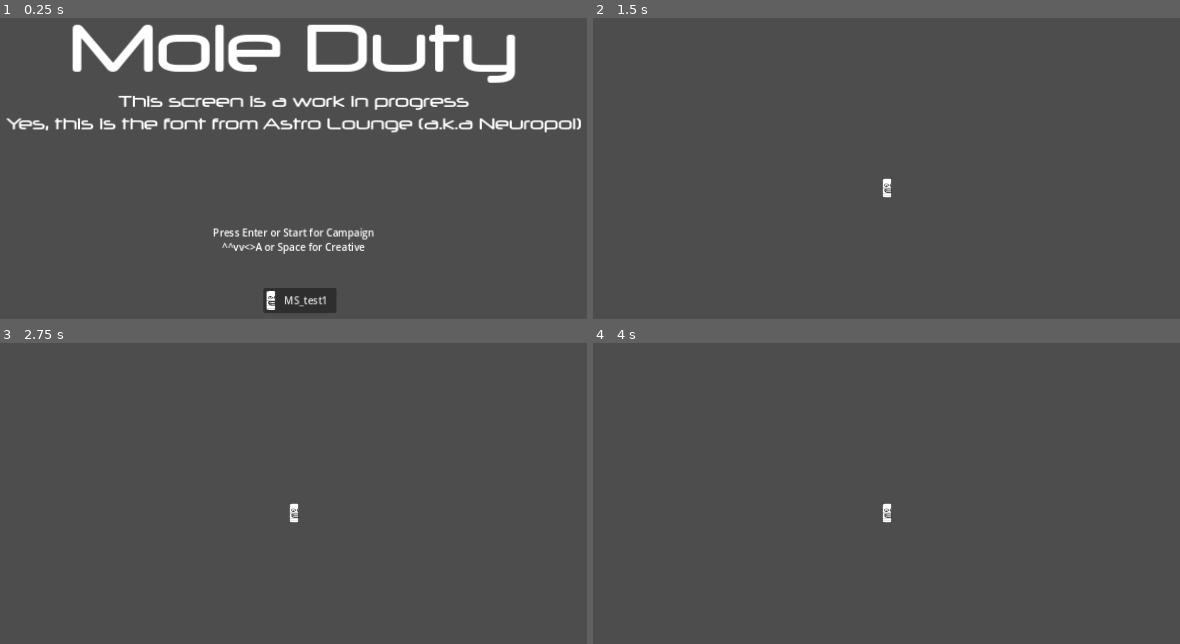
Above: before the commit, frames 1-4 (two rows, left to right).
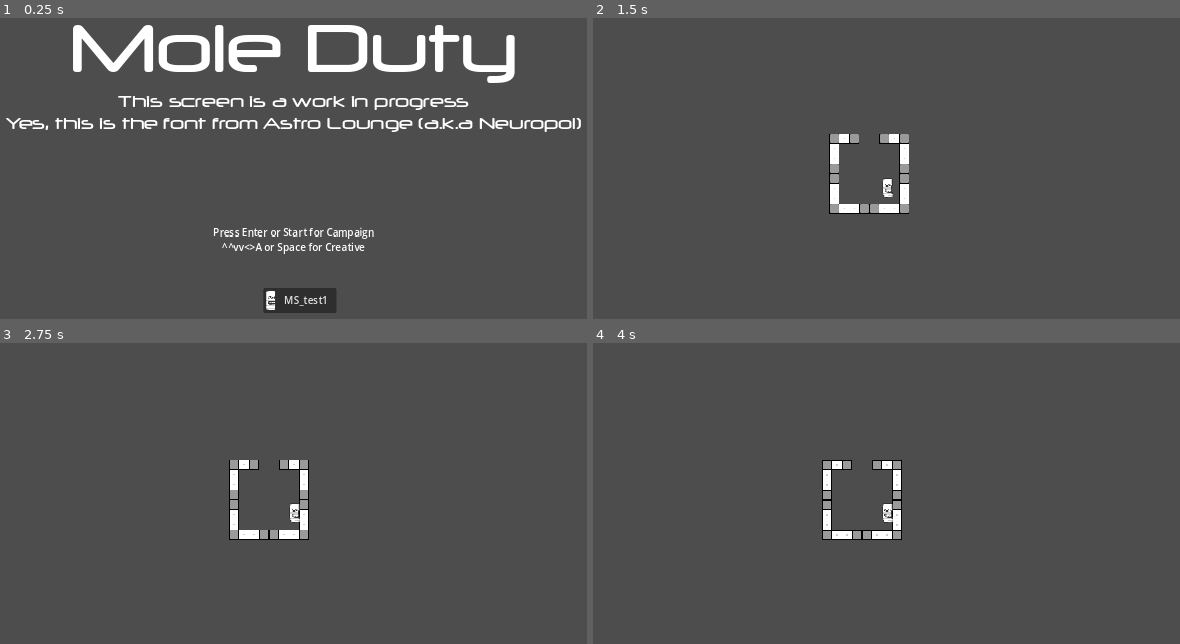
Above: after the commit, the same moments.

Repository: Nimble-Bubble/MoleDuty
Game: Godot game, scene res://nameofthegame.tscn
The game is run twice, just before and just after one commit, with the same random seed, the same clock (stepped at 60 frames per second) and the same inputs.
Inputs:
- Up to frame 1 (0.25 s): no input
- Up to frame 2 (1.5 s): click "MS_test1" at 0.5 s; hold Right (p1right) from 1.28 s (still down); tap Z (p1jump) at 1.35 s
- Up to frame 3 (2.75 s): keep holding Right (p1right); tap Z (p1jump) at 1.52, 1.82, 2.1, 2.27, 2.57 s; tap Enter at 2 s
- Up to frame 4 (4 s): tap Space at 2.75 s; release Right (p1right) at 2.78 s; hold Left (p1left) 2.78-3.53 s; tap Z (p1jump) at 2.85, 3.6, 3.77 s; hold Right (p1right) from 3.53 s (still down)

The runs differ from the first frame. In frame 1, 3.2% of the frame differs, in the area x 1-99%, y 1-97%; in frame 2, 1.5%; in frame 3, 1.5%; in frame 4, 1.5%.

Commit message:
Testchar now moves and responds to input

Diff:
--- a/Areas/MiScellanea/MS_test1.tscn
+++ b/Areas/MiScellanea/MS_test1.tscn
@@ -1,96 +1,319 @@
-[gd_scene load_steps=6 format=3 uid="uid://db11twc5jvbc2"]
+[gd_scene load_steps=17 format=3 uid="uid://db11twc5jvbc2"]
 
 [ext_resource type="Texture2D" uid="uid://bknn40hluhv6x" path="res://Terrain/Tilesets/testtileset.png" id="1_p2i7w"]
 [ext_resource type="Texture2D" uid="uid://cxuowjgd1pm7d" path="res://Characters/Playable/Tester/testcharidle.png" id="2_6yhpg"]
+[ext_resource type="Script" path="res://Areas/MiScellanea/TestCharacter.gd" id="2_neuuq"]
+[ext_resource type="Texture2D" uid="uid://drrekw0bk2kly" path="res://Characters/Playable/Tester/testcharidle-sheet.png" id="2_u4htw"]
 
 [sub_resource type="TileSetAtlasSource" id="TileSetAtlasSource_o5536"]
 resource_name = "Test Tileset"
 texture = ExtResource("1_p2i7w")
 1:0/0 = 0
+1:0/0/physics_layer_0/linear_velocity = Vector2(0, 0)
+1:0/0/physics_layer_0/angular_velocity = 0.0
 0:0/0 = 0
+0:0/0/physics_layer_0/linear_velocity = Vector2(0, 0)
+0:0/0/physics_layer_0/angular_velocity = 0.0
+0:0/0/physics_layer_0/polygon_0/points = PackedVector2Array(8, -8, -8, -8, -8, 8, 8, 8)
 1:1/0 = 0
+1:1/0/physics_layer_0/linear_velocity = Vector2(0, 0)
+1:1/0/physics_layer_0/angular_velocity = 0.0
 2:2/0 = 0
+2:2/0/physics_layer_0/linear_velocity = Vector2(0, 0)
+2:2/0/physics_layer_0/angular_velocity = 0.0
 3:3/0 = 0
+3:3/0/physics_layer_0/linear_velocity = Vector2(0, 0)
+3:3/0/physics_layer_0/angular_velocity = 0.0
 4:4/0 = 0
+4:4/0/physics_layer_0/linear_velocity = Vector2(0, 0)
+4:4/0/physics_layer_0/angular_velocity = 0.0
 5:5/0 = 0
+5:5/0/physics_layer_0/linear_velocity = Vector2(0, 0)
+5:5/0/physics_layer_0/angular_velocity = 0.0
 5:6/0 = 0
+5:6/0/physics_layer_0/linear_velocity = Vector2(0, 0)
+5:6/0/physics_layer_0/angular_velocity = 0.0
 4:5/0 = 0
+4:5/0/physics_layer_0/linear_velocity = Vector2(0, 0)
+4:5/0/physics_layer_0/angular_velocity = 0.0
 3:5/0 = 0
+3:5/0/physics_layer_0/linear_velocity = Vector2(0, 0)
+3:5/0/physics_layer_0/angular_velocity = 0.0
 2:4/0 = 0
+2:4/0/physics_layer_0/linear_velocity = Vector2(0, 0)
+2:4/0/physics_layer_0/angular_velocity = 0.0
 1:4/0 = 0
+1:4/0/physics_layer_0/linear_velocity = Vector2(0, 0)
+1:4/0/physics_layer_0/angular_velocity = 0.0
 1:3/0 = 0
+1:3/0/physics_layer_0/linear_velocity = Vector2(0, 0)
+1:3/0/physics_layer_0/angular_velocity = 0.0
 0:3/0 = 0
+0:3/0/physics_layer_0/linear_velocity = Vector2(0, 0)
+0:3/0/physics_layer_0/angular_velocity = 0.0
 0:2/0 = 0
+0:2/0/physics_layer_0/linear_velocity = Vector2(0, 0)
+0:2/0/physics_layer_0/angular_velocity = 0.0
 0:1/0 = 0
+0:1/0/physics_layer_0/linear_velocity = Vector2(0, 0)
+0:1/0/physics_layer_0/angular_velocity = 0.0
 1:2/0 = 0
+1:2/0/physics_layer_0/linear_velocity = Vector2(0, 0)
+1:2/0/physics_layer_0/angular_velocity = 0.0
 1:5/0 = 0
+1:5/0/physics_layer_0/linear_velocity = Vector2(0, 0)
+1:5/0/physics_layer_0/angular_velocity = 0.0
 1:6/0 = 0
+1:6/0/physics_layer_0/linear_velocity = Vector2(0, 0)
+1:6/0/physics_layer_0/angular_velocity = 0.0
 0:6/0 = 0
+0:6/0/physics_layer_0/linear_velocity = Vector2(0, 0)
+0:6/0/physics_layer_0/angular_velocity = 0.0
 0:7/0 = 0
+0:7/0/physics_layer_0/linear_velocity = Vector2(0, 0)
+0:7/0/physics_layer_0/angular_velocity = 0.0
 0:5/0 = 0
+0:5/0/physics_layer_0/linear_velocity = Vector2(0, 0)
+0:5/0/physics_layer_0/angular_velocity = 0.0
 0:4/0 = 0
+0:4/0/physics_layer_0/linear_velocity = Vector2(0, 0)
+0:4/0/physics_layer_0/angular_velocity = 0.0
 1:7/0 = 0
+1:7/0/physics_layer_0/linear_velocity = Vector2(0, 0)
+1:7/0/physics_layer_0/angular_velocity = 0.0
 2:5/0 = 0
+2:5/0/physics_layer_0/linear_velocity = Vector2(0, 0)
+2:5/0/physics_layer_0/angular_velocity = 0.0
 2:3/0 = 0
+2:3/0/physics_layer_0/linear_velocity = Vector2(0, 0)
+2:3/0/physics_layer_0/angular_velocity = 0.0
 2:1/0 = 0
+2:1/0/physics_layer_0/linear_velocity = Vector2(0, 0)
+2:1/0/physics_layer_0/angular_velocity = 0.0
 2:0/0 = 0
+2:0/0/physics_layer_0/linear_velocity = Vector2(0, 0)
+2:0/0/physics_layer_0/angular_velocity = 0.0
 2:6/0 = 0
+2:6/0/physics_layer_0/linear_velocity = Vector2(0, 0)
+2:6/0/physics_layer_0/angular_velocity = 0.0
 2:7/0 = 0
+2:7/0/physics_layer_0/linear_velocity = Vector2(0, 0)
+2:7/0/physics_layer_0/angular_velocity = 0.0
 3:7/0 = 0
+3:7/0/physics_layer_0/linear_velocity = Vector2(0, 0)
+3:7/0/physics_layer_0/angular_velocity = 0.0
 3:6/0 = 0
+3:6/0/physics_layer_0/linear_velocity = Vector2(0, 0)
+3:6/0/physics_layer_0/angular_velocity = 0.0
 3:4/0 = 0
+3:4/0/physics_layer_0/linear_velocity = Vector2(0, 0)
+3:4/0/physics_layer_0/angular_velocity = 0.0
 3:2/0 = 0
+3:2/0/physics_layer_0/linear_velocity = Vector2(0, 0)
+3:2/0/physics_layer_0/angular_velocity = 0.0
 3:1/0 = 0
+3:1/0/physics_layer_0/linear_velocity = Vector2(0, 0)
+3:1/0/physics_layer_0/angular_velocity = 0.0
 3:0/0 = 0
+3:0/0/physics_layer_0/linear_velocity = Vector2(0, 0)
+3:0/0/physics_layer_0/angular_velocity = 0.0
 4:0/0 = 0
+4:0/0/physics_layer_0/linear_velocity = Vector2(0, 0)
+4:0/0/physics_layer_0/angular_velocity = 0.0
 4:1/0 = 0
+4:1/0/physics_layer_0/linear_velocity = Vector2(0, 0)
+4:1/0/physics_layer_0/angular_velocity = 0.0
 4:2/0 = 0
+4:2/0/physics_layer_0/linear_velocity = Vector2(0, 0)
+4:2/0/physics_layer_0/angular_velocity = 0.0
 4:3/0 = 0
+4:3/0/physics_layer_0/linear_velocity = Vector2(0, 0)
+4:3/0/physics_layer_0/angular_velocity = 0.0
 4:6/0 = 0
+4:6/0/physics_layer_0/linear_velocity = Vector2(0, 0)
+4:6/0/physics_layer_0/angular_velocity = 0.0
 4:7/0 = 0
+4:7/0/physics_layer_0/linear_velocity = Vector2(0, 0)
+4:7/0/physics_layer_0/angular_velocity = 0.0
 5:7/0 = 0
+5:7/0/physics_layer_0/linear_velocity = Vector2(0, 0)
+5:7/0/physics_layer_0/angular_velocity = 0.0
 5:4/0 = 0
+5:4/0/physics_layer_0/linear_velocity = Vector2(0, 0)
+5:4/0/physics_layer_0/angular_velocity = 0.0
 5:3/0 = 0
+5:3/0/physics_layer_0/linear_velocity = Vector2(0, 0)
+5:3/0/physics_layer_0/angular_velocity = 0.0
 5:2/0 = 0
+5:2/0/physics_layer_0/linear_velocity = Vector2(0, 0)
+5:2/0/physics_layer_0/angular_velocity = 0.0
 5:1/0 = 0
+5:1/0/physics_layer_0/linear_velocity = Vector2(0, 0)
+5:1/0/physics_layer_0/angular_velocity = 0.0
 5:0/0 = 0
+5:0/0/physics_layer_0/linear_velocity = Vector2(0, 0)
+5:0/0/physics_layer_0/angular_velocity = 0.0
 6:0/0 = 0
+6:0/0/physics_layer_0/linear_velocity = Vector2(0, 0)
+6:0/0/physics_layer_0/angular_velocity = 0.0
 6:1/0 = 0
+6:1/0/physics_layer_0/linear_velocity = Vector2(0, 0)
+6:1/0/physics_layer_0/angular_velocity = 0.0
 6:2/0 = 0
+6:2/0/physics_layer_0/linear_velocity = Vector2(0, 0)
+6:2/0/physics_layer_0/angular_velocity = 0.0
 6:3/0 = 0
+6:3/0/physics_layer_0/linear_velocity = Vector2(0, 0)
+6:3/0/physics_layer_0/angular_velocity = 0.0
 6:4/0 = 0
+6:4/0/physics_layer_0/linear_velocity = Vector2(0, 0)
+6:4/0/physics_layer_0/angular_velocity = 0.0
 6:5/0 = 0
+6:5/0/physics_layer_0/linear_velocity = Vector2(0, 0)
+6:5/0/physics_layer_0/angular_velocity = 0.0
 6:6/0 = 0
+6:6/0/physics_layer_0/linear_velocity = Vector2(0, 0)
+6:6/0/physics_layer_0/angular_velocity = 0.0
 6:7/0 = 0
+6:7/0/physics_layer_0/linear_velocity = Vector2(0, 0)
+6:7/0/physics_layer_0/angular_velocity = 0.0
 7:7/0 = 0
+7:7/0/physics_layer_0/linear_velocity = Vector2(0, 0)
+7:7/0/physics_layer_0/angular_velocity = 0.0
 7:6/0 = 0
+7:6/0/physics_layer_0/linear_velocity = Vector2(0, 0)
+7:6/0/physics_layer_0/angular_velocity = 0.0
 7:5/0 = 0
+7:5/0/physics_layer_0/linear_velocity = Vector2(0, 0)
+7:5/0/physics_layer_0/angular_velocity = 0.0
 7:4/0 = 0
+7:4/0/physics_layer_0/linear_velocity = Vector2(0, 0)
+7:4/0/physics_layer_0/angular_velocity = 0.0
 7:3/0 = 0
+7:3/0/physics_layer_0/linear_velocity = Vector2(0, 0)
+7:3/0/physics_layer_0/angular_velocity = 0.0
 7:2/0 = 0
+7:2/0/physics_layer_0/linear_velocity = Vector2(0, 0)
+7:2/0/physics_layer_0/angular_velocity = 0.0
 7:1/0 = 0
+7:1/0/physics_layer_0/linear_velocity = Vector2(0, 0)
+7:1/0/physics_layer_0/angular_velocity = 0.0
 7:0/0 = 0
+7:0/0/physics_layer_0/linear_velocity = Vector2(0, 0)
+7:0/0/physics_layer_0/angular_velocity = 0.0
 
 [sub_resource type="TileSet" id="TileSet_62his"]
+physics_layer_0/collision_layer = 1
+physics_layer_0/collision_mask = 2
 sources/1 = SubResource("TileSetAtlasSource_o5536")
 
 [sub_resource type="RectangleShape2D" id="RectangleShape2D_83s8r"]
 size = Vector2(16, 32)
+
+[sub_resource type="AtlasTexture" id="AtlasTexture_pq6rp"]
+atlas = ExtResource("2_u4htw")
+region = Rect2(0, 0, 20, 32)
+
+[sub_resource type="AtlasTexture" id="AtlasTexture_h3jxa"]
+atlas = ExtResource("2_u4htw")
+region = Rect2(20, 0, 20, 32)
+
+[sub_resource type="AtlasTexture" id="AtlasTexture_5j3kf"]
+atlas = ExtResource("2_u4htw")
+region = Rect2(40, 0, 20, 32)
+
+[sub_resource type="AtlasTexture" id="AtlasTexture_f3t65"]
+atlas = ExtResource("2_u4htw")
+region = Rect2(60, 0, 20, 32)
+
+[sub_resource type="AtlasTexture" id="AtlasTexture_b6boy"]
+atlas = ExtResource("2_u4htw")
+region = Rect2(80, 0, 20, 32)
+
+[sub_resource type="AtlasTexture" id="AtlasTexture_2mgc3"]
+atlas = ExtResource("2_u4htw")
+region = Rect2(100, 0, 20, 32)
+
+[sub_resource type="AtlasTexture" id="AtlasTexture_432tt"]
+atlas = ExtResource("2_u4htw")
+region = Rect2(40, 0, 20, 32)
+
+[sub_resource type="AtlasTexture" id="AtlasTexture_kuk2w"]
+atlas = ExtResource("2_u4htw")
+region = Rect2(20, 0, 20, 32)
+
+[sub_resource type="SpriteFrames" id="SpriteFrames_a4yyl"]
+animations = [{
+"frames": [],
+"loop": true,
+"name": &"dash",
+"speed": 5.0
+}, {
+"frames": [{
+"duration": 1.0,
+"texture": SubResource("AtlasTexture_pq6rp")
+}, {
+"duration": 1.0,
+"texture": SubResource("AtlasTexture_h3jxa")
+}, {
+"duration": 1.0,
+"texture": SubResource("AtlasTexture_5j3kf")
+}, {
+"duration": 1.0,
+"texture": SubResource("AtlasTexture_f3t65")
+}, {
+"duration": 1.0,
+"texture": SubResource("AtlasTexture_b6boy")
+}, {
+"duration": 1.0,
+"texture": SubResource("AtlasTexture_2mgc3")
+}],
+"loop": true,
+"name": &"default",
+"speed": 5.0
+}, {
+"frames": [{
+"duration": 1.0,
+"texture": ExtResource("2_6yhpg")
+}],
+"loop": true,
+"name": &"idle",
+"speed": 5.0
+}, {
+"frames": [{
+"duration": 1.0,
+"texture": SubResource("AtlasTexture_432tt")
+}],
+"loop": true,
+"name": &"jump",
+"speed": 5.0
+}, {
+"frames": [{
+"duration": 1.0,
+"texture": SubResource("AtlasTexture_kuk2w")
+}],
+"loop": true,
+"name": &"walk",
+"speed": 5.0
+}]
 
 [node name="Node2D" type="Node2D"]
 
 [node name="TileMap" type="TileMap" parent="."]
 tile_set = SubResource("TileSet_62his")
 format = 2
-layer_0/tile_data = PackedInt32Array(2883584, 196609, 2, 288 …(2335 unchanged characters)… , 2949118, 196609, 2, 2949119, 196609, 2)
+layer_0/tile_data = PackedInt32Array(2883584, 196609, 2, 288 …(2335 unchanged characters)… , 2949118, 196609, 2, 2949119, 196609, 2, 131072, 1, 0, 196607, 1, 0, 196606, 196609, 2, 196605, 196609, 2, 131073, 196609, 2, 131074, 196609, 2, 196604, 1, 0, 131075, 1, 0, 131068, 262145, 1, 65532, 262145, 1, 3, 262145, 1, 65539, 262145, 1, -4, 1, 0, -65540, 1, 0, -65533, 1, 0, -131069, 1, 0, -131076, 262145, 1, -196612, 262145, 1, -196605, 262145, 1, -262141, 262145, 1, -262148, 1, 0, -327677, 1, 0, -262147, 196609, 2, -262146, 1, 0, -327678, 196609, 2, -327679, 1, 0)
 
 [node name="CharacterBody2D" type="CharacterBody2D" parent="."]
 up_direction = Vector2(0, 1)
-
-[node name="Sprite2D" type="Sprite2D" parent="CharacterBody2D"]
-texture = ExtResource("2_6yhpg")
+platform_wall_layers = 3
+script = ExtResource("2_neuuq")
 
 [node name="Camera2D" type="Camera2D" parent="CharacterBody2D"]
 
 [node name="CollisionShape2D" type="CollisionShape2D" parent="CharacterBody2D"]
 shape = SubResource("RectangleShape2D_83s8r")
+
+[node name="AnimatedSprite2D" type="AnimatedSprite2D" parent="CharacterBody2D"]
+sprite_frames = SubResource("SpriteFrames_a4yyl")
+animation = &"jump"
--- a/Areas/MiScellanea/TestCharacter.gd
+++ b/Areas/MiScellanea/TestCharacter.gd
@@ -1,16 +1,34 @@
 extends CharacterBody2D
 
+@onready var rid = get_rid()
 @export var defaultSpeed = 2.5;
 @export var defaultAcceleration = 10;
 @export var jumpsLeft = 1;
 
-func _process(delta):
-	var velocity = Vector2.ZERO
+func _physics_process(delta):
+	var _vel = Vector2()
+	var grav = 150
 
-	velocity.y -= 0.5;
+	velocity.y += delta * grav;
+	if is_on_floor:
+		jumpsLeft = 1;
 	if Input.is_action_pressed("p1left"):
-		velocity.x -= 0.25;
+		velocity.x -= 25;
 	if Input.is_action_pressed("p1right"):
-		velocity.x += 0.25;
-	if Input.is_action_just_pressed("p1jump"):
-		velocity.y += 5;
+		velocity.x += 25;
+	if Input.is_action_just_pressed("p1jump") and jumpsLeft > 0:
+		velocity.y -= 200;
+		jumpsLeft -= 1;
+	var motion = velocity * delta
+	move_and_collide(motion)
+	frame_selector();
+func frame_selector():
+	if velocity.x != 0:
+		$AnimatedSprite2D.animation = "walk"
+		$AnimatedSprite2D.flip_v = false
+		$AnimatedSprite2D.flip_h = velocity.x < 0
+	if velocity.y != 0:
+		$AnimatedSprite2D.animation = "jump"
+		$AnimatedSprite2D.flip_v = false
+	else:
+		$AnimatedSprite2D.animation = "idle"
--- a/project.godot
+++ b/project.godot
@@ -70,3 +70,7 @@
 , Object(InputEventKey,"resource_local_to_scene":false,"resource_name":"","device":0,"window_id":0,"alt_pressed":false,"shift_pressed":false,"ctrl_pressed":false,"meta_pressed":false,"pressed":false,"keycode":0,"physical_keycode":4194305,"key_label":0,"unicode":0,"echo":false,"script":null)
 ]
 }
+
+[rendering]
+
+textures/canvas_textures/default_texture_filter=0
Binary file added: Characters/Playable/Tester/testcharidle-sheet.png
Not shown, added: Characters/Playable/Tester/testcharidle-sheet.png.import
